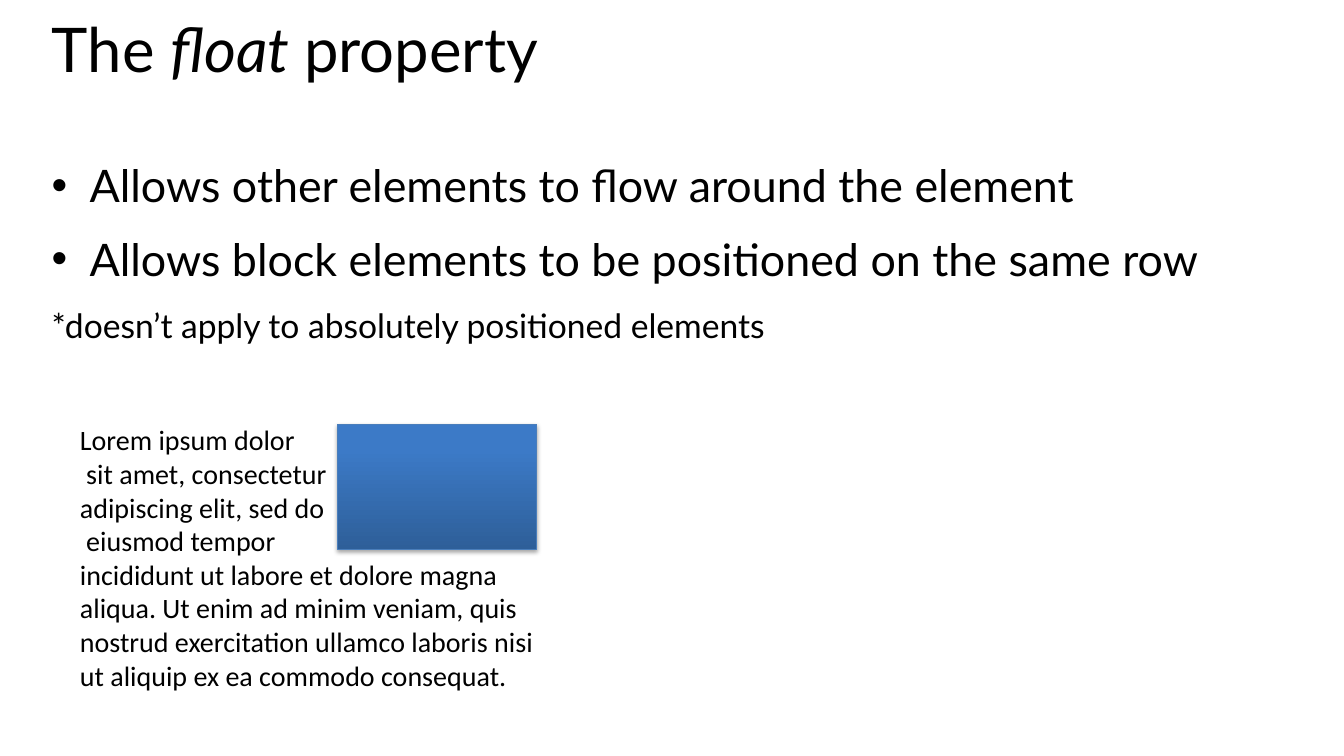
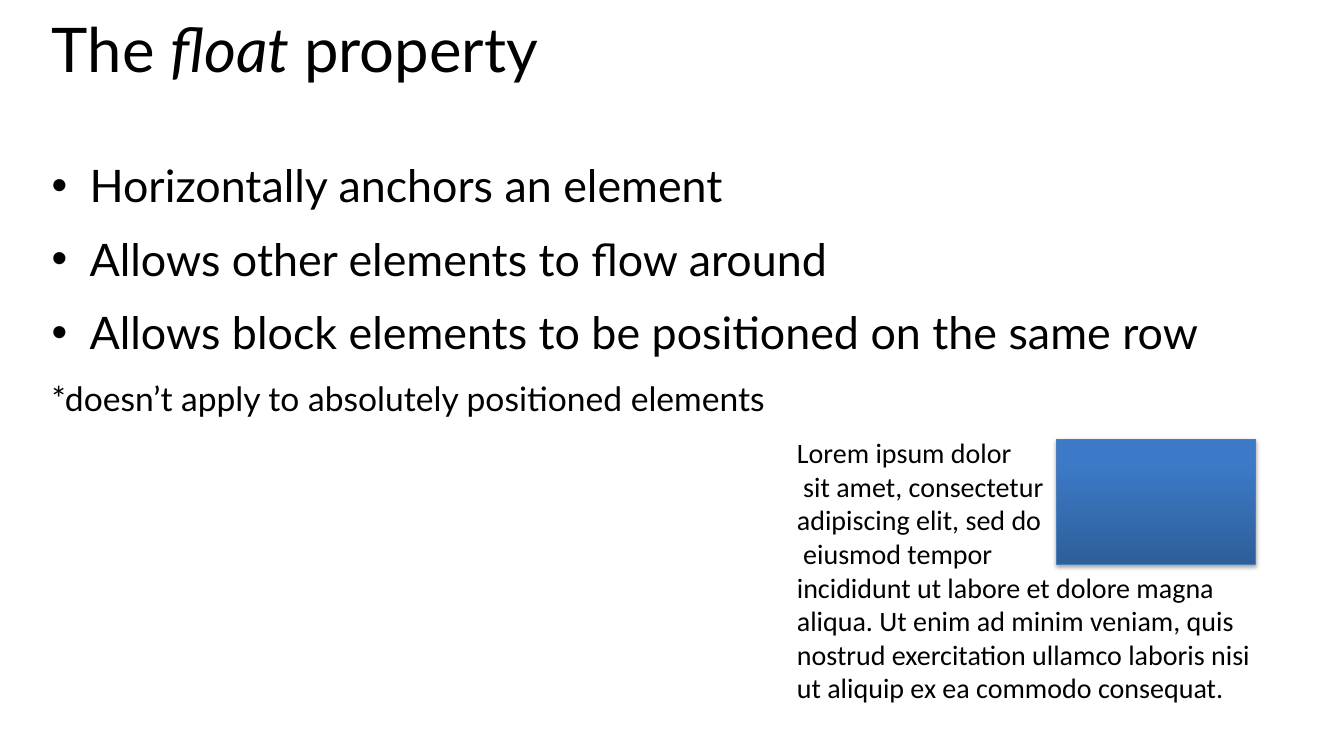
Before and after one commit to CharaD7/CSS-Style, a slide deck: slide 11 of Slides/Module 3.pptx (slide 10 before the commit). Drawn at 1344x756 pixels with LibreOffice and Linux fonts; fonts in the diff are those of the drawing. Boxes give left, top, right and bottom in pixels: in the first picture for what was removed or moved away, otherwise in the second. Text is boxed around its words. In the diff, an @@ line names an element or a change of style, - is before the commit and + after.

```diff
--- a/Slides/Module 3.pptx
+++ b/Slides/Module 3.pptx
@@ text at <box>90,169,827,277</box>: text changed @@
-• Allows other elements to flow around the element
+• Horizontally anchors an element
+• Allows other elements to flow around
@@ text "Lorem ipsum dolor": place and size @@
-text "Lorem ipsum dolor" at <box>80,430,533,691</box>
+text "Lorem ipsum dolor" at <box>797,443,1250,703</box>
@@ rectangle: place and size @@
-rectangle at <box>338,424,537,549</box>
+rectangle at <box>1057,440,1256,565</box>
```
Also in this commit, not shown: 4 other slides changed, 2 slides added, 5 other files.
